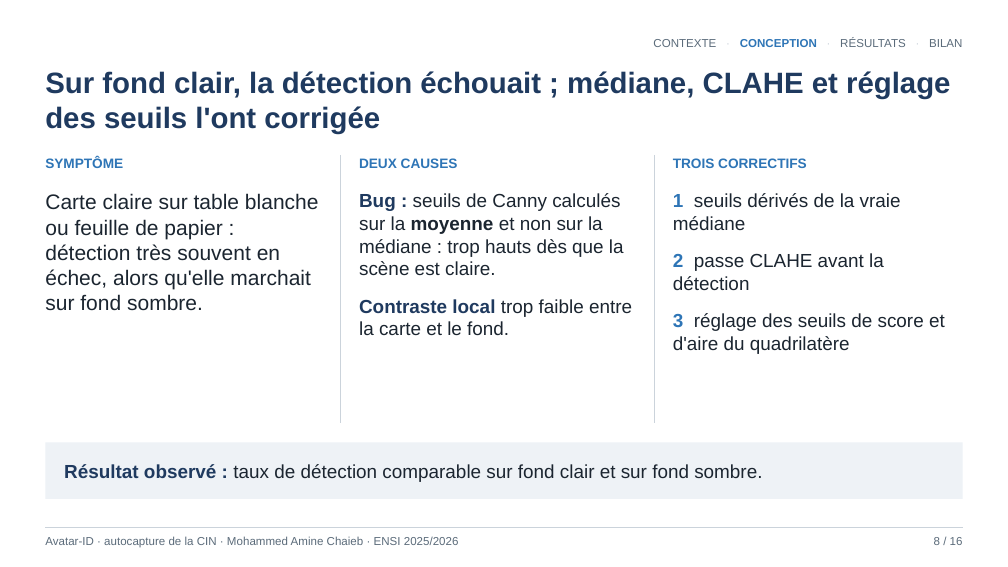
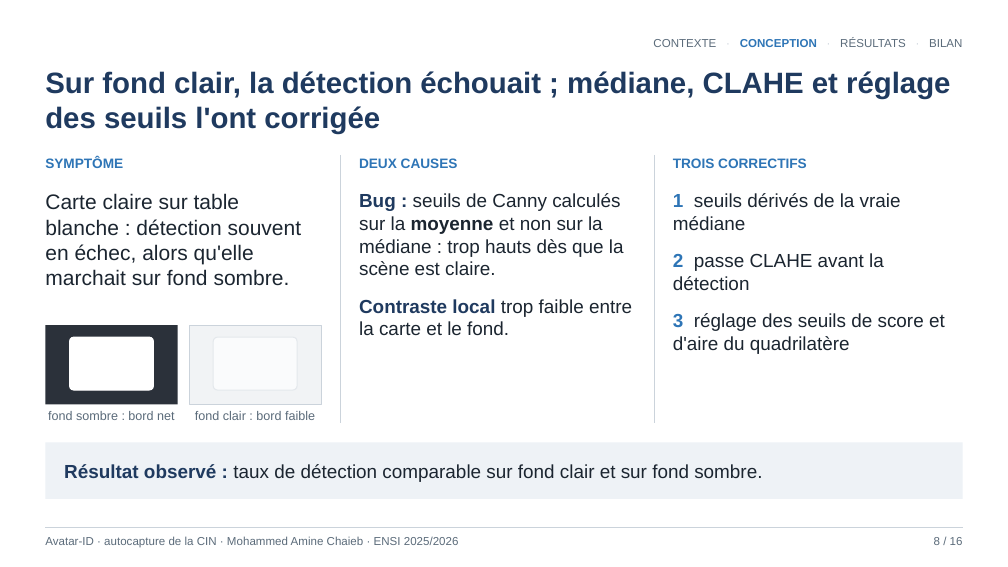
Before and after one commit to mohammedaminechaieb/detection_cin, a slide deck: slide 8 of Soutenance_Stage_ENSI_Final.pptx. Drawn at 1008x567 pixels with LibreOffice and Linux fonts; fonts in the diff are those of the drawing. Boxes give left, top, right and bottom in pixels: in the first picture for what was removed or moved away, otherwise in the second. Text is boxed around its words. In the diff, an @@ line names an element or a change of style, - is before the commit and + after.

```diff
--- a/Soutenance_Stage_ENSI_Final.pptx
+++ b/Soutenance_Stage_ENSI_Final.pptx
@@ text at (x1=45, y1=193, x2=302, y2=286): text changed @@
-Carte claire sur table blanche ou feuille de papier : détection très souvent en échec, alors qu'elle marchait sur fond sombre.
+Carte claire sur table blanche : détection souvent en échec, alors qu'elle marchait sur fond sombre.
@@ rectangle added at (x1=45, y1=325, x2=178, y2=405), fill #2B313A @@
@@ rectangle added at (x1=189, y1=325, x2=321, y2=405), fill #F1F3F5, outline #CBD3DB 0.75 pt @@
@@ rounded rectangle added at (x1=70, y1=337, x2=154, y2=390), fill #FFFFFF, outline #FFFFFF 1 pt @@
@@ rounded rectangle added at (x1=213, y1=337, x2=297, y2=390), fill #FAFBFC, outline #E4E8EC 1 pt @@
@@ text added at (x1=48, y1=411, x2=174, y2=420), 12 pt, text #5B6B7A @@
+fond sombre : bord net
@@ text added at (x1=195, y1=411, x2=315, y2=420), 12 pt, text #5B6B7A @@
+fond clair : bord faible
```
Also in this commit, not shown: 3 other slides changed, 2 other files.
